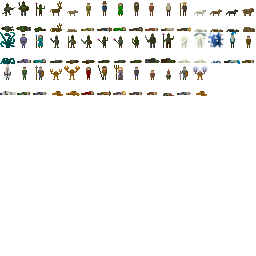
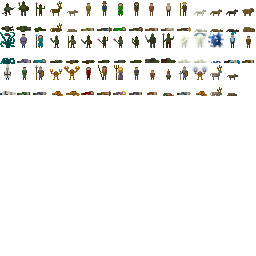
The second 256x256 image is a revision of the first. Changes to its layers:
painted on "Background" over [210, 65, 238, 96]
